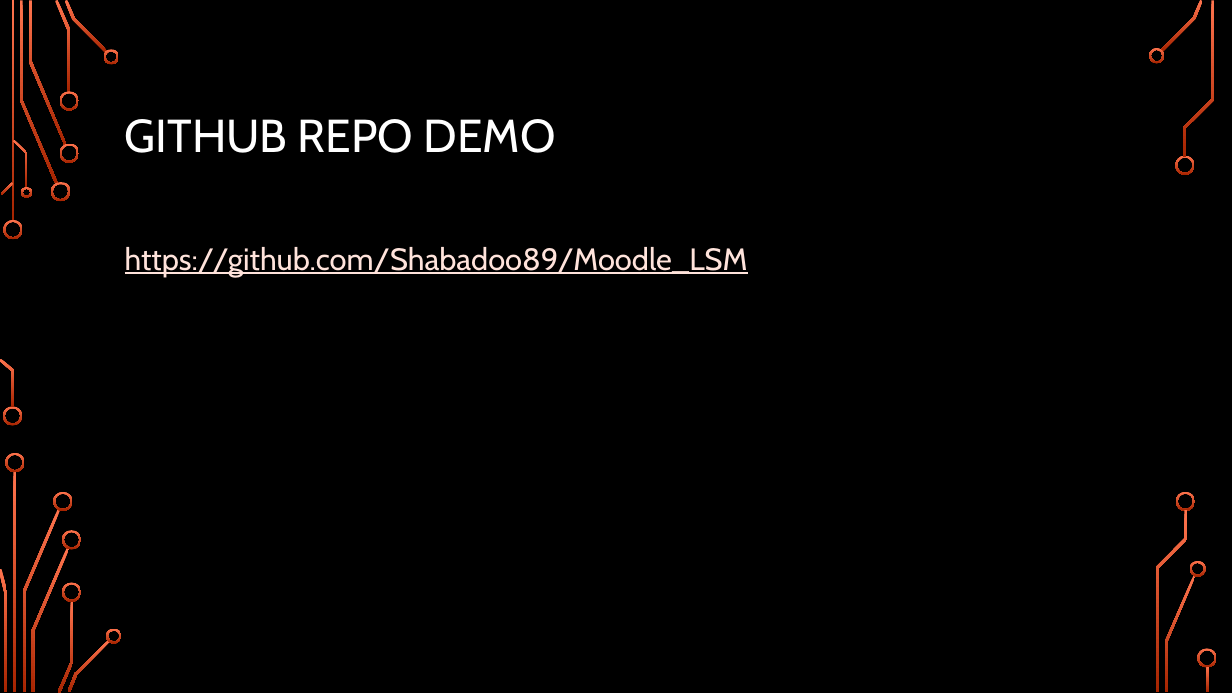
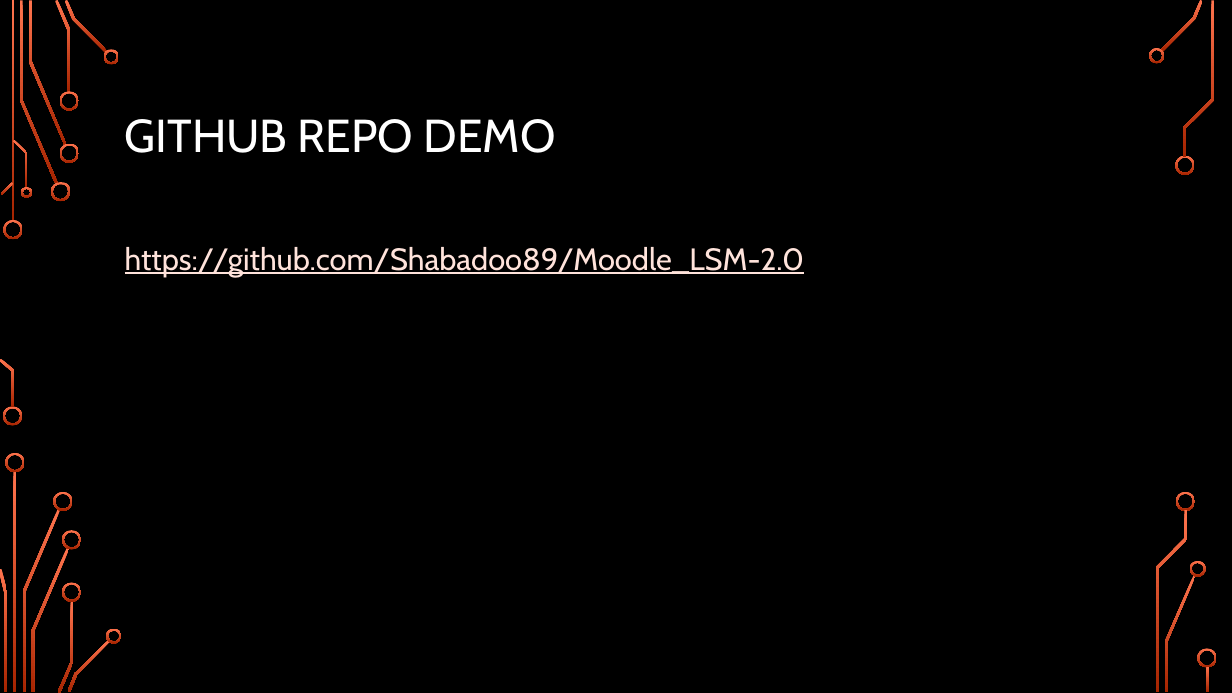
Before and after one commit to Shabadoo89/Moodle_LSM-2.0, a slide deck: slide 4 of Software Engineering Presentation.pptx. Drawn at 1232x693 pixels with LibreOffice and Linux fonts; fonts in the diff are those of the drawing; background and template pictures are left out. Boxes give left, top, right and bottom in pixels: in the first picture for what was removed or moved away, otherwise in the second. Text is boxed around its words. In the diff, an @@ line names an element or a change of style, - is before the commit and + after.

Commit message:
Fixed repo link
changed from Shabadoo89/Moodle_LSM to Shabadoo89/Moodle_LSM-2.0 as this is our updated repo.

```diff
--- a/Software Engineering Presentation.pptx
+++ b/Software Engineering Presentation.pptx
@@ text at [125, 247, 805, 276]: text changed @@
-https://github.com/Shabadoo89/Moodle_LSM
+https://github.com/Shabadoo89/Moodle_LSM-2.0
```
